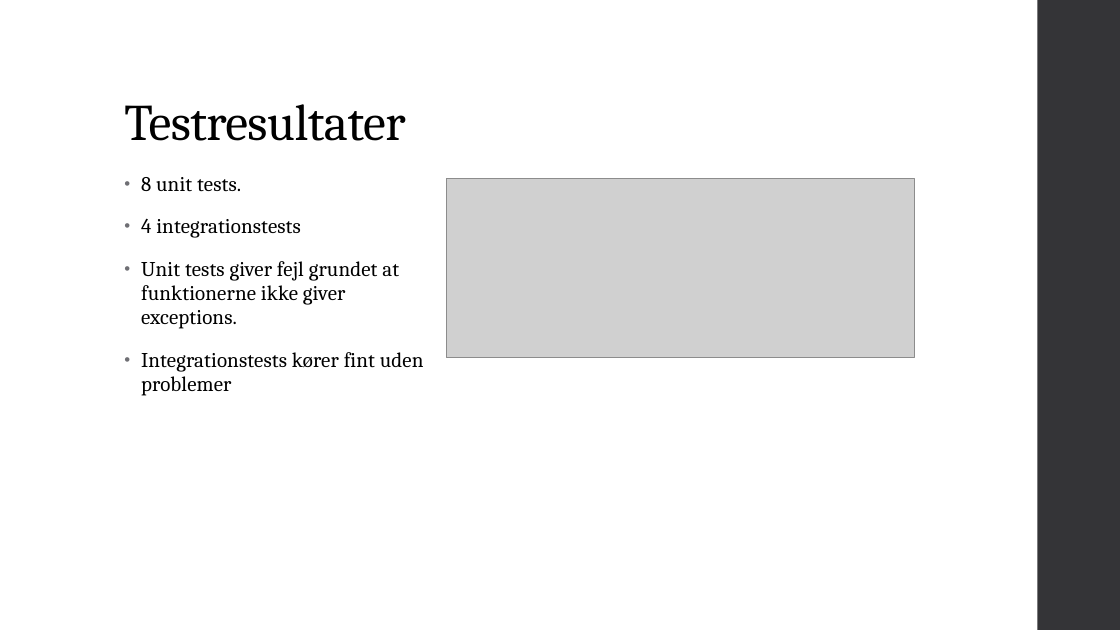
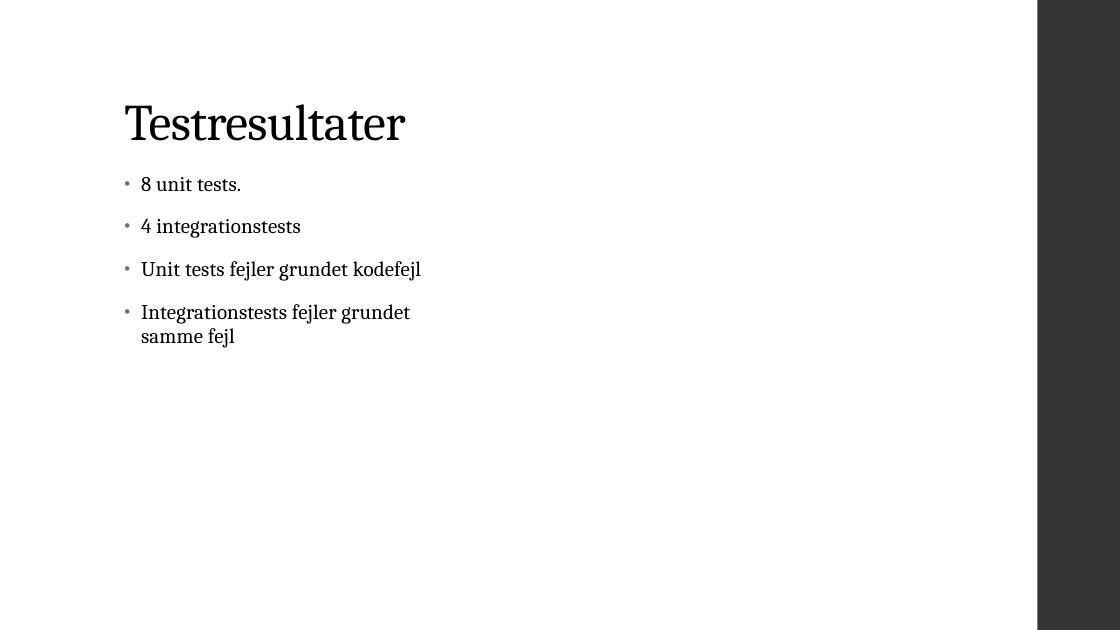
Before and after one commit to JamesWebbTelescope/uge-5, a slide deck: slide 7 of Test rapport.pptx (slide 6 before the commit). Drawn at 1120x630 pixels with LibreOffice and Linux fonts; fonts in the diff are those of the drawing; grey boxes stand for pictures. Boxes give left, top, right and bottom in pixels: in the first picture for what was removed or moved away, otherwise in the second. Text is boxed around its words. In the diff, an @@ line names an element or a change of style, - is before the commit and + after.

```diff
--- a/Test rapport.pptx
+++ b/Test rapport.pptx
@@ picture removed at (446, 178, 914, 358) @@
@@ text at (141, 261, 421, 348): text changed @@
-• Unit tests giver fejl grundet at funktionerne ikke giver exceptions.
-• Integrationstests kører fint uden problemer
+• Unit tests fejler grundet kodefejl
+• Integrationstests fejler grundet samme fejl
```
Also in this commit, not shown: 3 other slides changed, 3 slides added, 2 other files.
